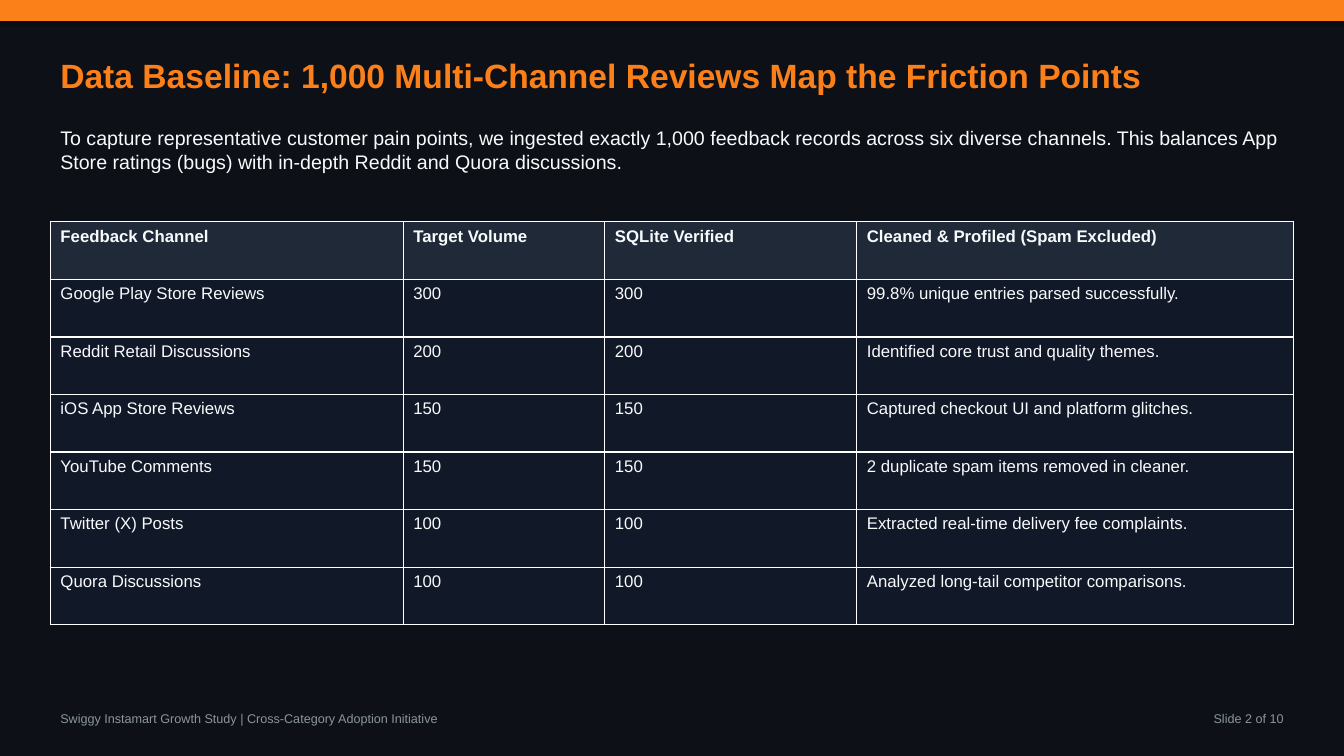
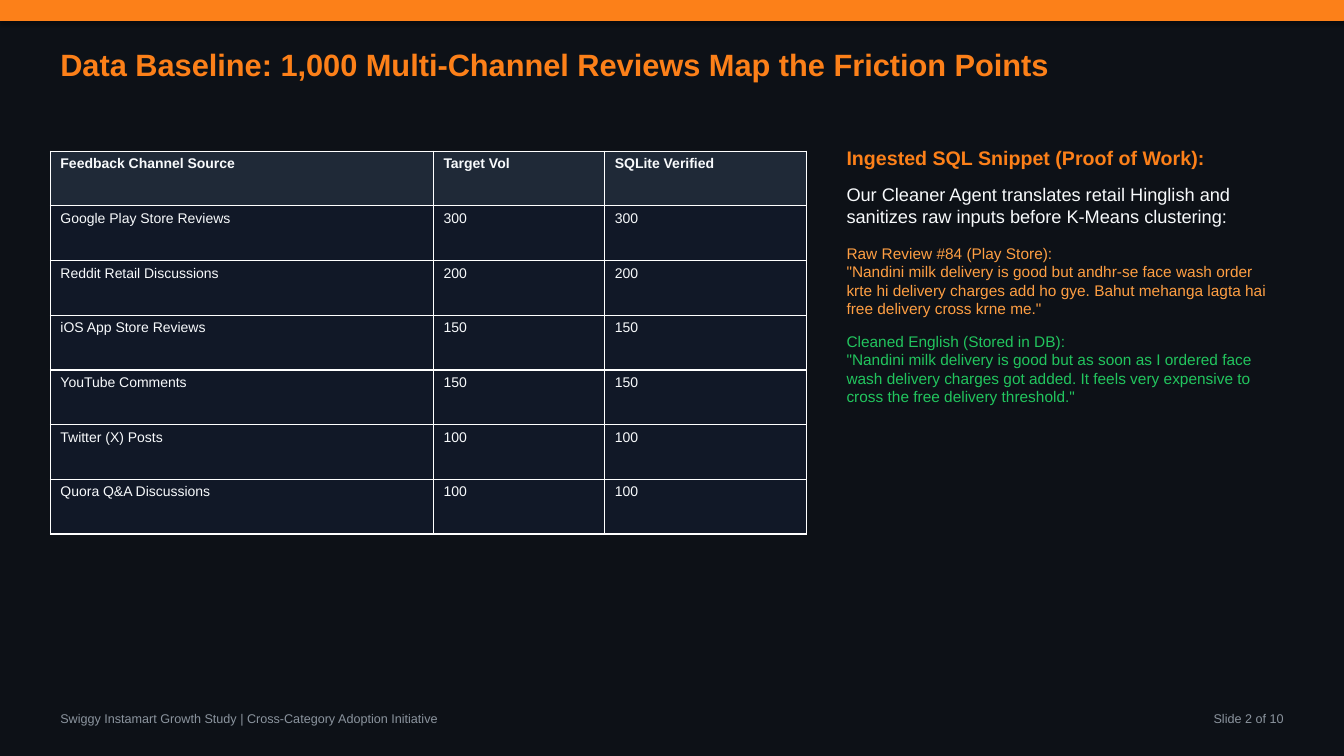
Before and after one commit to aashritamalviya1999/swiggy-instamart-discovery, a slide deck: slide 2 of NL Swiggy Instamart.pptx. Drawn at 1344x756 pixels with LibreOffice and Linux fonts; fonts in the diff are those of the drawing. Boxes give left, top, right and bottom in pixels: in the first picture for what was removed or moved away, otherwise in the second. Text is boxed around its words. In the diff, an @@ line names an element or a change of style, - is before the commit and + after.

Commit message:
Inject actual code, DB schema, prompting, and Hinglish translation snippets to PPTX slides

```diff
--- a/NL Swiggy Instamart.pptx
+++ b/NL Swiggy Instamart.pptx
@@ text "Data Baseline: 1,000 Multi-Channel Reviews ...": place and size @@
-text "Data Baseline: 1,000 Multi-Channel Reviews ..." at [60,63,1141,95]
+text "Data Baseline: 1,000 Multi-Channel Reviews ..." at [60,53,1049,81]
@@ text "Data Baseline: 1,000 Multi-Channel Reviews ..." at [60,53,1049,81]: size 24 to 22 pt @@
@@ text removed at [60,130,1277,173] @@
-To capture representative customer pain points, we ingested exactly 1,000 feedback records across six diverse channels. This balances App Store ratings (bugs) with in-depth Reddit and Quora discussions.
@@ table at [50,151,807,534] @@
-column 1, row 1: Feedback Channel
+column 1, row 1: Feedback Channel Source
-column 1, row 7: Quora Discussions
+column 1, row 7: Quora Q&A Discussions
-column 2, row 1: Target Volume
+column 2, row 1: Target Vol
-column 4: Cleaned & Profiled (Spam Excluded) | 99.8% unique entries parsed successfully. | Identified core trust and quality themes. | Captured checkout UI and platform glitches. | 2 duplicate spam items removed in cleaner. | Extracted real-time delivery fee complaints. | Analyzed long-tail competitor comparisons.
@@ table: place and size @@
-table at [50,222,1294,625]
+table at [50,151,807,534]
@@ text added at [847,150,1266,405], 11 pt, text #22C55E @@
+Ingested SQL Snippet (Proof of Work):
+Our Cleaner Agent translates retail Hinglish and sanitizes raw inputs before K-Means clustering:
+Raw Review #84 (Play Store):
+"Nandini milk delivery is good but andhr-se face wash order krte hi delivery charges add ho gye. Bahut mehanga lagta hai free delivery cross krne me."
+Cleaned English (Stored in DB):
+"Nandini milk delivery is good but as soon as I ordered face wash delivery charges got added. It feels very expensive to cross the free delivery threshold."
```
Also in this commit, not shown: 8 other slides changed, 1 other file.
